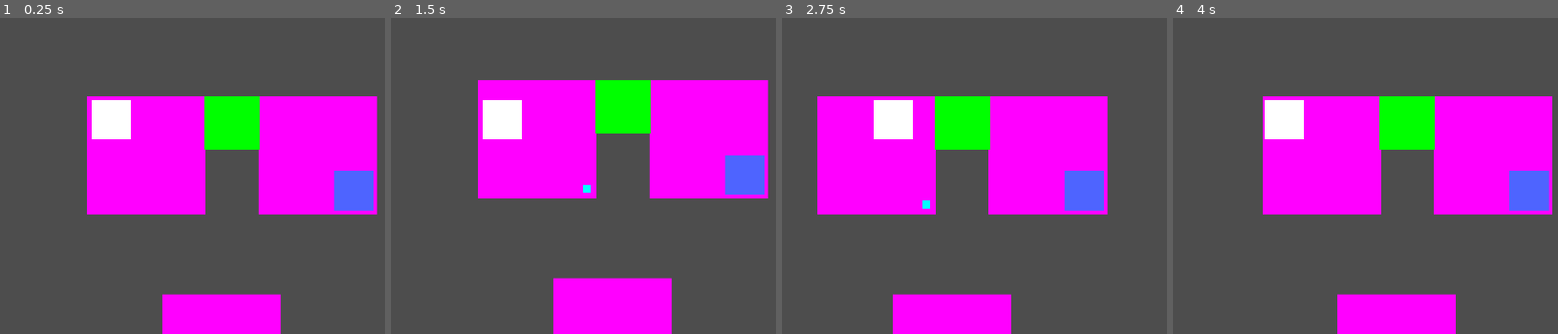
Above: before the commit, frames 1-4 (left to right).
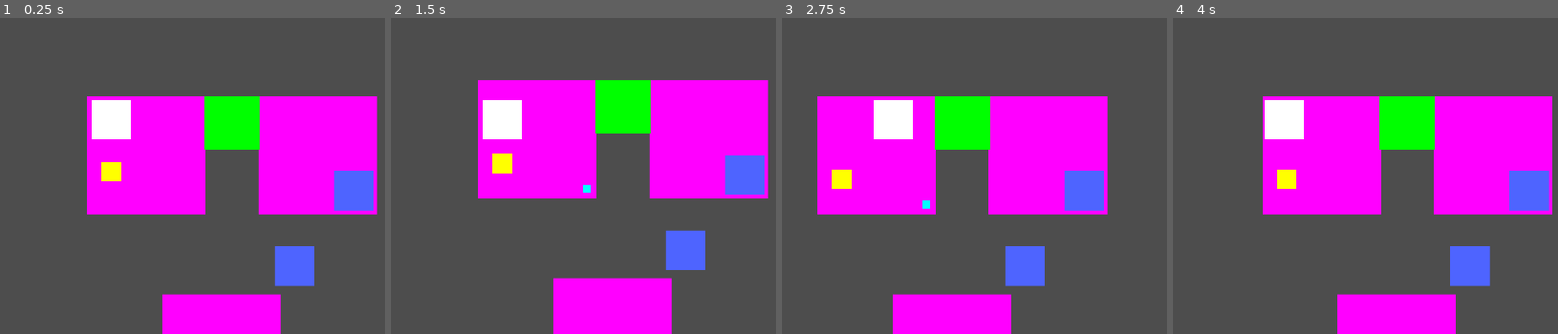
Above: after the commit, the same moments.

Repository: M4przybysz/lem_game_jam-powtorka
Game: Godot game, scene res://src/main/main.tscn
Two runs of this game, one before a commit and one after it. Both use one fixed random seed, a clock stepped at 60 frames per second and the inputs below.
Inputs:
- Up to frame 1 (0.25 s): no input
- Up to frame 2 (1.5 s): tap Enter at 0.5 s; hold D (right) 0.53-1.28 s; tap F (action1) at 0.6 s; tap E (action2) at 0.8, 1.35 s; hold S (down) from 1.28 s (still down)
- Up to frame 3 (2.75 s): tap F (action1) at 1.55, 2.1 s; release S (down) at 2.03 s; hold D (right) from 2.03 s (still down); tap E (action2) at 2.3 s
- Up to frame 4 (4 s): release D (right) at 2.78 s; hold W (up) 2.78-3.53 s; tap E (action2) at 2.85, 3.8 s; tap F (action1) at 3.05, 3.6 s; tap Space at 3.5 s; hold A (left) from 3.53 s (still down)

The runs differ from the first frame. In frame 1, 1.7% of the frame differs, in the area x 26-82%, y 45-85%; in frame 2, 1.7%; in frame 3, 1.7%; in frame 4, 1.6%.

Commit message:
Added items

Diff:
--- a/powtorka/src/gameplay/gameplay.gd
+++ b/powtorka/src/gameplay/gameplay.gd
@@ -4,7 +4,7 @@
 
 
 var loop_count: int = 0
-
+var player_holds_item: bool = false
 
 # Called when the node enters the scene tree for the first time.
 func _ready() -> void:
@@ -18,8 +18,8 @@
 	if Input.is_action_just_pressed("action2"):
 		loop_count += 1
 		player.reset_position()
+		$Item.reset_position()
 
 func teleport_player(x: int, y: int):
-	print("z")
 	player.global_position.x = x
 	player.global_position.y = y
--- a/powtorka/src/gameplay/gameplay.tscn
+++ b/powtorka/src/gameplay/gameplay.tscn
@@ -1,8 +1,9 @@
-[gd_scene load_steps=4 format=3 uid="uid://ddg2su88rjrwp"]
+[gd_scene load_steps=5 format=3 uid="uid://ddg2su88rjrwp"]
 
 [ext_resource type="Script" path="res://src/gameplay/gameplay.gd" id="1_qu5en"]
 [ext_resource type="PackedScene" uid="uid://gpcqqw6efjpy" path="res://src/levels/test_lvl.tscn" id="1_wkdmg"]
 [ext_resource type="PackedScene" uid="uid://cshqsixm2pc76" path="res://src/player/player.tscn" id="2_28rhj"]
+[ext_resource type="PackedScene" uid="uid://u330yrurm5sq" path="res://src/objects/item.tscn" id="4_44x78"]
 
 [node name="Gameplay" type="Node2D"]
 script = ExtResource("1_qu5en")
@@ -14,3 +15,6 @@
 position = Vector2(100, 100)
 
 [node name="Camera2D" type="Camera2D" parent="Player"]
+
+[node name="Item" parent="." instance=ExtResource("4_44x78")]
+position = Vector2(100, 231)
--- a/powtorka/src/levels/test_lvl.gd
+++ b/powtorka/src/levels/test_lvl.gd
@@ -4,10 +4,9 @@
 var show_random_object1: bool = false
 var show_random_object2: bool = false
 
-
 # Called when the node enters the scene tree for the first time.
 func _ready() -> void:
-	$teleports/teleport.set_destination(400,620)
+	$Teleports/Teleport.set_destination(400,620)
 
 # Called every frame. 'delta' is the elapsed time since the previous frame.
 func _process(delta: float) -> void:
--- a/powtorka/src/levels/test_lvl.tscn
+++ b/powtorka/src/levels/test_lvl.tscn
@@ -1,6 +1,6 @@
 [gd_scene load_steps=9 format=3 uid="uid://gpcqqw6efjpy"]
 
-[ext_resource type="PackedScene" uid="uid://brwy8u50fkdpl" path="res://src/props/teleport/teleport.tscn" id="1_5ianb"]
+[ext_resource type="PackedScene" uid="uid://brwy8u50fkdpl" path="res://src/teleport/teleport.tscn" id="1_5ianb"]
 [ext_resource type="Script" path="res://src/levels/test_lvl.gd" id="1_aw7th"]
 [ext_resource type="PackedScene" uid="uid://c5ith1wamnvtw" path="res://src/objects/test_object.tscn" id="2_p6ti2"]
 
@@ -110,12 +110,12 @@
 position = Vector2(484, 648)
 shape = SubResource("RectangleShape2D_lfui8")
 
-[node name="teleports" type="Node2D" parent="."]
+[node name="Teleports" type="Node2D" parent="."]
 
-[node name="teleport" parent="teleports" instance=ExtResource("1_5ianb")]
+[node name="Teleport" parent="Teleports" instance=ExtResource("1_5ianb")]
 position = Vector2(621, 188)
 
-[node name="teleport1" parent="teleports" instance=ExtResource("1_5ianb")]
+[node name="Teleport1" parent="Teleports" instance=ExtResource("1_5ianb")]
 position = Vector2(372, 686)
 
 [node name="Area2D" type="Area2D" parent="."]
@@ -127,7 +127,6 @@
 [node name="Objects" type="Node2D" parent="."]
 
 [node name="Object" parent="Objects" instance=ExtResource("2_p6ti2")]
-visible = false
 position = Vector2(274, 273)
 
 [node name="Object1" parent="Objects" instance=ExtResource("2_p6ti2")]
@@ -138,4 +137,7 @@
 visible = false
 position = Vector2(458, 277)
 
+[node name="Teleport" parent="." instance=ExtResource("1_5ianb")]
+position = Vector2(472, 378)
+
 [connection signal="body_entered" from="Area2D" to="." method="_on_area_2d_body_entered"]
--- /dev/null
+++ b/powtorka/src/objects/item.gd
@@ -0,0 +1,40 @@
+extends Node2D
+
+const START_POSITION_X: int = 100
+const START_POSITION_Y: int = 250
+
+var glued: bool = false
+var can_pick_up:bool = false
+
+# Called when the node enters the scene tree for the first time.
+func _ready() -> void:
+	pass # Replace with function body.
+
+# Called every frame. 'delta' is the elapsed time since the previous frame.
+func _process(delta: float) -> void:
+	move_to_player()
+
+func _input(event: InputEvent) -> void:
+	if Input.is_action_just_pressed("action1"):
+		if can_pick_up == true && get_parent().player_holds_item == false:
+			glued = true
+			can_pick_up = false
+			get_parent().player_holds_item = true
+		elif get_parent().player_holds_item == true:
+			glued = false
+			get_parent().player_holds_item = false
+
+func move_to_player():
+	if glued == true:
+		global_position.x = get_parent().player.global_position.x
+		global_position.y = get_parent().player.global_position.y
+
+func _on_area_2d_body_entered(body: Node2D) -> void:
+	if body.is_in_group("player"):
+		can_pick_up = true
+
+func reset_position():
+	glued = false
+	can_pick_up = false
+	global_position.x = START_POSITION_X
+	global_position.y = START_POSITION_Y
--- /dev/null
+++ b/powtorka/src/objects/item.tscn
@@ -0,0 +1,25 @@
+[gd_scene load_steps=3 format=3 uid="uid://u330yrurm5sq"]
+
+[ext_resource type="Script" path="res://src/objects/item.gd" id="1_rbdo8"]
+
+[sub_resource type="RectangleShape2D" id="RectangleShape2D_0rlx2"]
+size = Vector2(50, 50)
+
+[node name="Item" type="Node2D"]
+script = ExtResource("1_rbdo8")
+
+[node name="ColorRect" type="ColorRect" parent="."]
+offset_left = -25.0
+offset_top = -25.0
+offset_right = 25.0
+offset_bottom = 25.0
+color = Color(1, 1, 0, 1)
+
+[node name="Sprite2D" type="Sprite2D" parent="."]
+
+[node name="Area2D" type="Area2D" parent="."]
+
+[node name="CollisionShape2D" type="CollisionShape2D" parent="Area2D"]
+shape = SubResource("RectangleShape2D_0rlx2")
+
+[connection signal="body_entered" from="Area2D" to="." method="_on_area_2d_body_entered"]
--- a/powtorka/src/player/player.gd
+++ b/powtorka/src/player/player.gd
@@ -4,6 +4,7 @@
 const SPEED = 300.0
 const START_POSITION_X: int = 100
 const START_POSITION_Y: int = 100
+
 
 func _physics_process(delta: float) -> void:
 	movement()
--- a/powtorka/src/props/teleport/teleport.gd
+++ b/powtorka/src/teleport/teleport.gd
@@ -1,7 +1,7 @@
 extends Node2D
 
-var destination_x: int = 100
-var destination_y: int = 100
+@export var destination_x: int = 100
+@export var destination_y: int = 100
 
 func set_destination(x,y):
 	destination_x = x
@@ -10,5 +10,4 @@
 
 func _on_area_2d_body_entered(body: Node2D) -> void:
 	if body.is_in_group("player"):
-		print("x")
-		get_parent().get_parent().get_parent().teleport_player(destination_x,destination_y)
+		get_parent().get_parent().get_parent().teleport_player(destination_x, destination_y)
--- a/powtorka/src/props/teleport/teleport.tscn
+++ b/powtorka/src/teleport/teleport.tscn
@@ -1,22 +1,22 @@
 [gd_scene load_steps=3 format=3 uid="uid://brwy8u50fkdpl"]
 
-[ext_resource type="Script" path="res://src/props/teleport/teleport.gd" id="1_7ogpx"]
+[ext_resource type="Script" path="res://src/teleport/teleport.gd" id="1_7ogpx"]
 
 [sub_resource type="RectangleShape2D" id="RectangleShape2D_arpd0"]
 size = Vector2(100, 100)
 
-[node name="teleport" type="Node2D"]
+[node name="Teleport" type="Node2D"]
 script = ExtResource("1_7ogpx")
 
 [node name="Area2D" type="Area2D" parent="."]
+
+[node name="CollisionShape2D" type="CollisionShape2D" parent="Area2D"]
+position = Vector2(50, 50)
+shape = SubResource("RectangleShape2D_arpd0")
 
 [node name="ColorRect" type="ColorRect" parent="Area2D"]
 offset_right = 100.0
 offset_bottom = 100.0
 color = Color(0.305882, 0.392157, 1, 1)
 
-[node name="teleportShape" type="CollisionShape2D" parent="Area2D"]
-position = Vector2(50, 50)
-shape = SubResource("RectangleShape2D_arpd0")
-
 [connection signal="body_entered" from="Area2D" to="." method="_on_area_2d_body_entered"]
